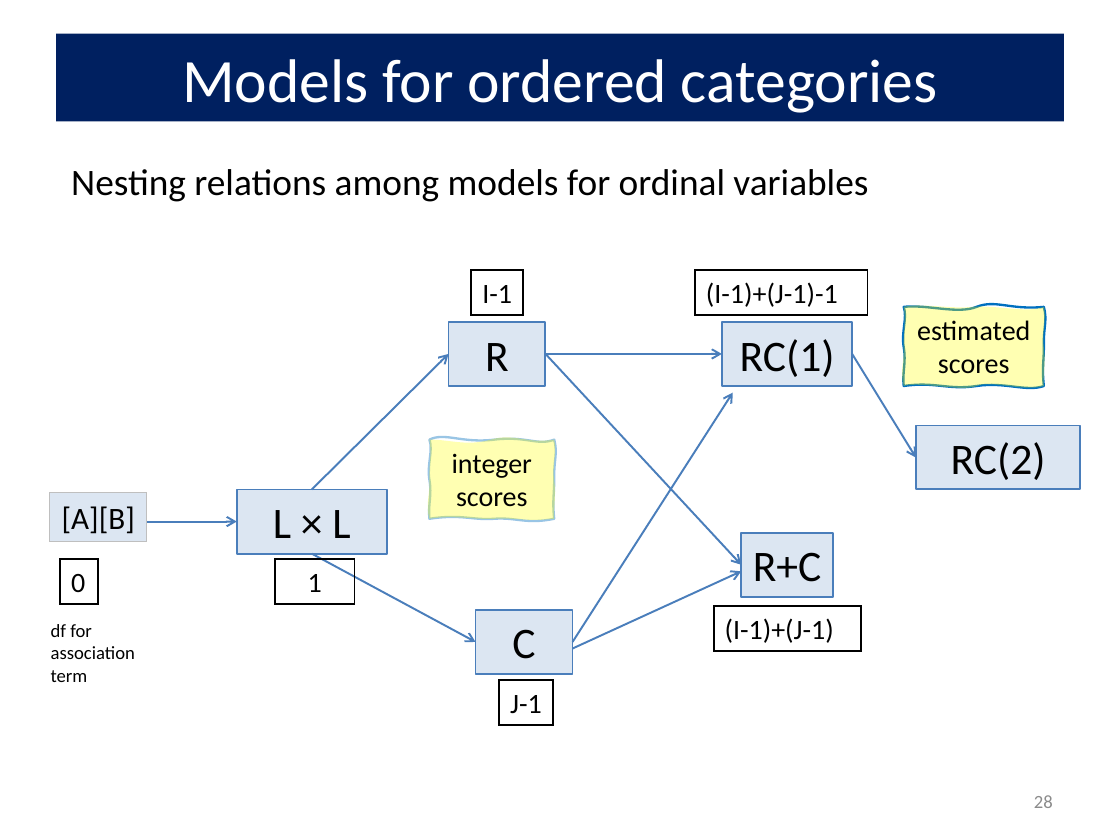
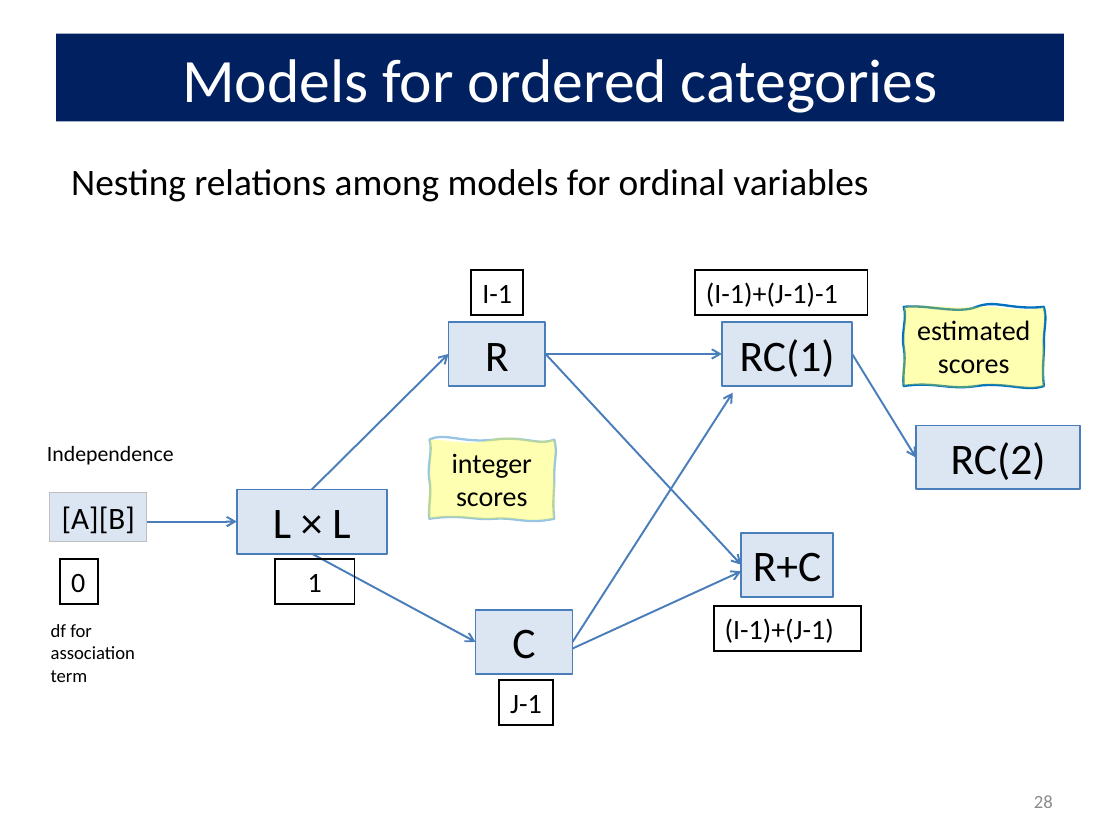
Before and after one commit to friendly/psy6136, a slide deck: slide 28 of lectures/08-Loglin2.pptx. Drawn at 1120x840 pixels with LibreOffice and Linux fonts; fonts in the diff are those of the drawing. Boxes give left, top, right and bottom in pixels: in the first picture for what was removed or moved away, otherwise in the second. Text is boxed around its words. In the diff, an @@ line names an element or a change of style, - is before the commit and + after.

```diff
--- a/lectures/08-Loglin2.pptx
+++ b/lectures/08-Loglin2.pptx
@@ text added at (47, 446, 174, 465), 14 pt, text #000000 @@
+Independence
```
Also in this commit, not shown: 6 other slides changed, 4 other files.
